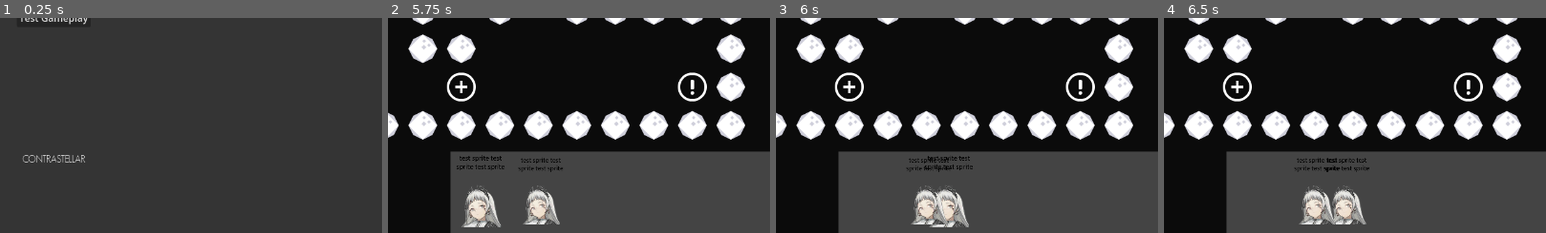
Above: before the commit, frames 1-4 (left to right).
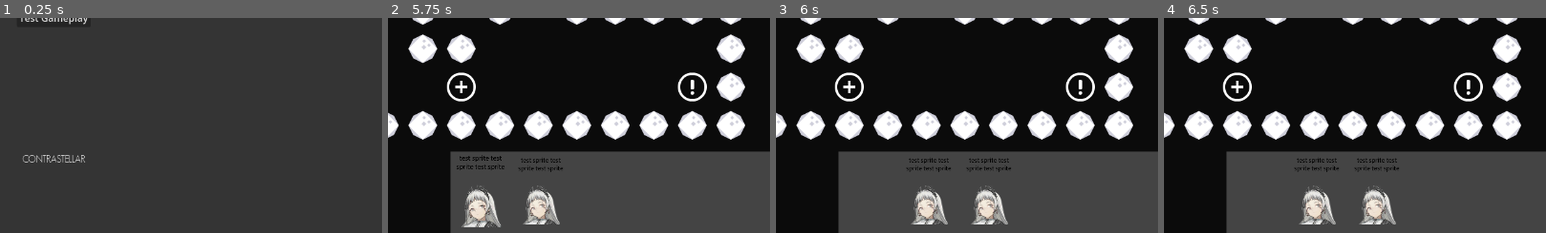
Above: after the commit, the same moments.

Repository: contrastellar/project-elysium
Game: Godot game, scene res://core/managers/scenemanager/scene_manager.tscn
Same seed, same stepped clock (60 frames per second), same inputs: the game is played once before the commit and once after it.
Inputs (mouse positions are % of the whole screen's width and height, from its top left):
- Up to frame 1 (0.25 s): no input
- Up to frame 2 (5.75 s): click "Test Gameplay" at 0.5 s; click "Spawn Enemy" at 1.25 s; click "Spawn Enemy" at 2 s; click "Spawn Enemy" at 2.75 s; click "Return to Menu" at 3.5 s; click "Test Gameplay" at 4.25 s; tap Enter at 5 s; move the mouse to (55, 90) at 5.02 s; press the mouse at (55, 90) at 5.03 s
- Up to frame 3 (6 s): tap Space at 5.75 s; move the mouse to (63, 90) at 5.77 s; release the mouse at (63, 90) at 5.78 s; click (63, 90) at 5.85 s
- Up to frame 4 (6.5 s): no input
The pictures show only the part of the screen within x 43-93%, y 50-100%; the shares and areas given below are measured in that part.

Frames 1-2 are identical in both runs. In frame 3, 2.4% of the frame differs, in the area x 39-62%, y 64-98%; in frame 4, 2.4%, in the area x 42-62%, y 65-97%.

Commit message:
Updating to sync to git.contrastellar.com

Diff:
--- a/assets/pcs/lancer_pc_tile/lancer_pc_tile.gd
+++ b/assets/pcs/lancer_pc_tile/lancer_pc_tile.gd
@@ -61,16 +61,22 @@
 
 			var tween = get_tree().create_tween()
 
-			if is_inside_droppable and _type_of_droppable == type._grid:
-				droppable_position = _deck.return_global_grid_position(mouse_pos)
-				tween.tween_property(self, "global_position", droppable_position, 0.1).set_ease(Tween.EASE_OUT)
+			if _placement_grid.is_tile_open(_deck.tile_map.local_to_map(mouse_pos)):
+				if is_inside_droppable and _type_of_droppable == type._grid:
+					droppable_position = _deck.return_global_grid_position(mouse_pos)
+					_placement_grid.set_tile_closed(_deck.tile_map.local_to_map(mouse_pos))
+					tween.tween_property(self, "global_position", droppable_position, 0.1).set_ease(Tween.EASE_OUT)
 
-			elif is_inside_droppable and _type_of_droppable == type._placement_grid:
-				droppable_position = _placement_grid.return_global_grid_position(mouse_pos)
-				tween.tween_property(self, "global_position", droppable_position, 0.1).set_ease(Tween.EASE_OUT)
+				elif is_inside_droppable and _type_of_droppable == type._placement_grid:
+					droppable_position = _placement_grid.return_global_grid_position(mouse_pos)
+					_placement_grid.set_tile_open(_deck.tile_map.local_to_map(initial_pos))
+					tween.tween_property(
+						self, "global_position",
+						droppable_position, 0.1
+						).set_ease(Tween.EASE_OUT)
 
-			else:
-				tween.tween_property(self, "global_position", initial_pos, 0.1).set_ease(Tween.EASE_OUT)
+				else:
+					tween.tween_property(self, "global_position", initial_pos, 0.1).set_ease(Tween.EASE_OUT)
 
 
 
--- a/assets/test_stage/tile_map.gd
+++ b/assets/test_stage/tile_map.gd
@@ -14,10 +14,15 @@
 var _start_point: Vector2i
 var _end_point: Vector2i
 
+# Code to manage "is open" array
+const MAP_SIZE_X = 16
+const MAP_SIZE_Y = 8
+var open_array = Array()
+
 # Called when the node enters the scene tree for the first time.
 func _ready() -> void:
 	# Need to be +1, +1
-	_astar.region = Rect2i(0, 0, 16, 8)
+	_astar.region = Rect2i(0, 0, MAP_SIZE_X, MAP_SIZE_Y)
 	_astar.cell_size = CELL_SIZE
 	_astar.offset = CELL_SIZE * 0.5
 
@@ -28,6 +33,14 @@
 	_astar.diagonal_mode = AStarGrid2D.DIAGONAL_MODE_NEVER
 
 	_astar.update()
+
+	# initialize open array
+	open_array.resize(MAP_SIZE_X)
+	for i in range(MAP_SIZE_X):
+		open_array[i] = Array()
+		open_array[i].resize(MAP_SIZE_Y)
+		for j in range(MAP_SIZE_Y):
+			open_array[i][j] = 0
 
 
 # Called every frame. 'delta' is the elapsed time since the previous frame.
@@ -110,3 +123,18 @@
 			var pos = Vector2(i, j)
 			if get_cell_source_id(pos) == tiles.meteor:
 				_astar.set_point_solid(pos, true)
+
+
+func set_tile_open(pos: Vector2) -> void:
+	open_array[pos.x][pos.y] = 0
+
+
+func set_tile_closed(pos: Vector2) -> void:
+	open_array[pos.x][pos.y] = 1
+
+
+func is_tile_open(pos: Vector2) -> bool:
+	if open_array[pos.x][pos.y] == 0:
+		return true
+	else:
+		return false
--- a/core/managers/deck/base_deck.gd
+++ b/core/managers/deck/base_deck.gd
@@ -50,4 +50,4 @@
 
 
 func return_global_grid_position(pos: Vector2) -> Vector2:
-	return tile_map.return_global_grid_position(pos)
+	return tile_map.return_global_grid_position(pos) + Vector2(50, 0)
--- a/project.godot
+++ b/project.godot
@@ -14,7 +14,7 @@
 config/version="v0.1.2"
 config/tags=PackedStringArray("git_managed", "project_elysium")
 run/main_scene="res://core/managers/scenemanager/scene_manager.tscn"
-config/features=PackedStringArray("4.3", "Forward Plus")
+config/features=PackedStringArray("4.4", "Forward Plus")
 boot_splash/show_image=false
 config/icon="res://icon.svg"
 
Not shown, added: assets/base_stage/base_stage.gd.uid
Not shown: 1 places in assets/base_stage/base_stage.tscn that only renumber resources
Not shown, added: assets/enemies/base_enemy/base_enemy.gd.uid
Not shown: 1 places in assets/enemies/base_enemy/base_enemy.tscn that only renumber resources
Not shown, added: assets/pcs/base_pc/base_pc.gd.uid
Not shown: 1 places in assets/pcs/base_pc/base_pc.tscn that only renumber resources
Not shown, added: assets/pcs/lancer_pc_tile/lancer_pc_tile.gd.uid
Not shown: 1 places in assets/pcs/lancer_pc_tile/lancer_pc_tile.tscn that only renumber resources
Not shown: 1 places in assets/test_stage/test_stage.tscn that only renumber resources
Not shown, added: assets/test_stage/tile_map.gd.uid
Not shown, changed: core/fonts/GeosansLight.ttf.import
Not shown, added: core/managers/deck/base_deck.gd.uid
(and 9 more such lines)
